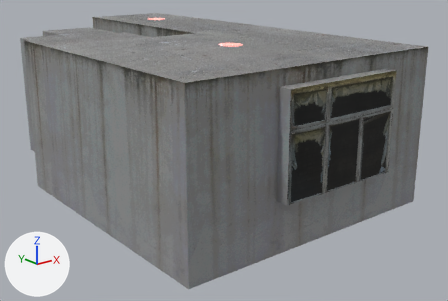
What one commit did to the Blender file projets/walking_simulator/blender_files/appartment_inside.blend.
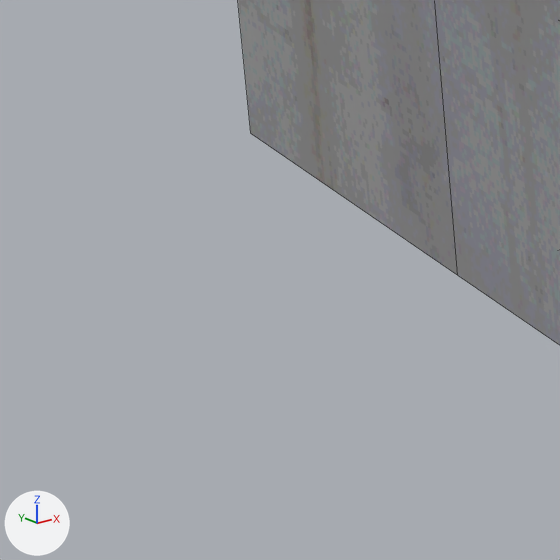
Old and new are each drawn whole from a 50 mm camera at (-8.08, -14.26, 5.09) aimed at (0.81, -3.15, 0.64) and again close up on the part from 2% to 16% of the width and 57% to 77% of the height. Lighting does not change. The marker at lower left points along +X, +Y and +Z. The last two pictures show the newer version. The close-ups show mesh edges as thin lines.

The first close-up shows 'AppartmentInside-col'.
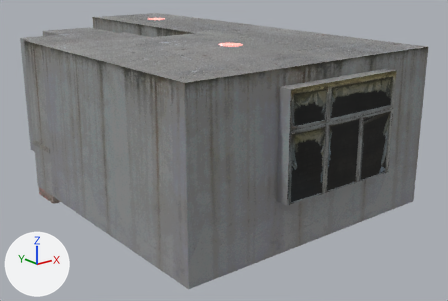
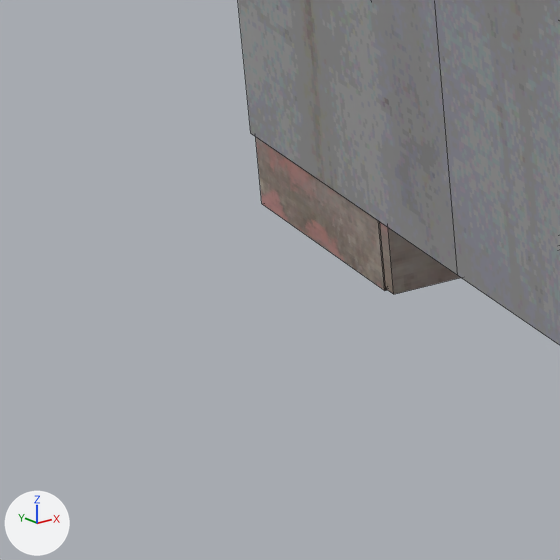
Location of each change, [x1, y1, x2, y2] in pixels of the close-ups (560 x 560 px):
```json
{"object": "Kitchen", "change": "added", "after": [256, 137, 461, 294]}
```

Edits to the scene script, one JSON object a line:
```json
{"op": "add", "block": "img_metal_jpg", "code": ["img_metal_jpg = load_image('metal.jpg', '_unpacked/metal.jpg', 256, 256, 'sRGB')"]}
{"op": "set", "path": "mat_cabinetwood.roughness", "old": "0.5", "new": "1.0"}
{"op": "add", "block": "mat_metal", "code": ["mat_metal = principled_material('Metal')", "mat_metal.texture = img_metal_jpg", "mat_metal.roughness = 1.0"]}
{"op": "add", "block": "me_cube_1", "code": ["me_cube_1 = bpy.data.meshes.new('Cube')", "me_cube_1.from_pydata(...)  # 88 vertices, 87 faces; spans x -0.62..1.88, y -0.48..0.39, z -0.81..2.28", "# faces by material slot: [70, 17]", "me_cube_1.materials.append(mat_cabinetwood)  # picture img_texture_batch_png", "me_cube_1.materials.append(mat_metal)  # picture img_metal_jpg"]}
{"op": "add", "block": "ob_kitchen", "code": ["ob_kitchen = bpy.data.objects.new('Kitchen', me_cube_1)", "ob_kitchen.parent = ob_appartmentinside_col", "ob_kitchen.matrix_parent_inverse = Matrix(((0.333, 0.0, 0.0, 0.0), (0.0, 0.333, 0.0, 0.0), (0.0, 0.0, 0.333, 0.0), (0.0, 0.0, 0.0, 1.0)))", "ob_kitchen.location = (-2.39, -1.385, 0.614)"]}
```
